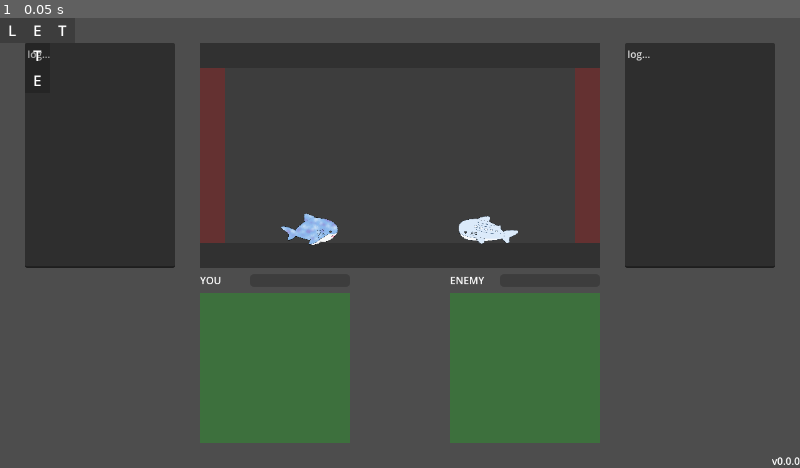
Above: before the commit, frame 1.
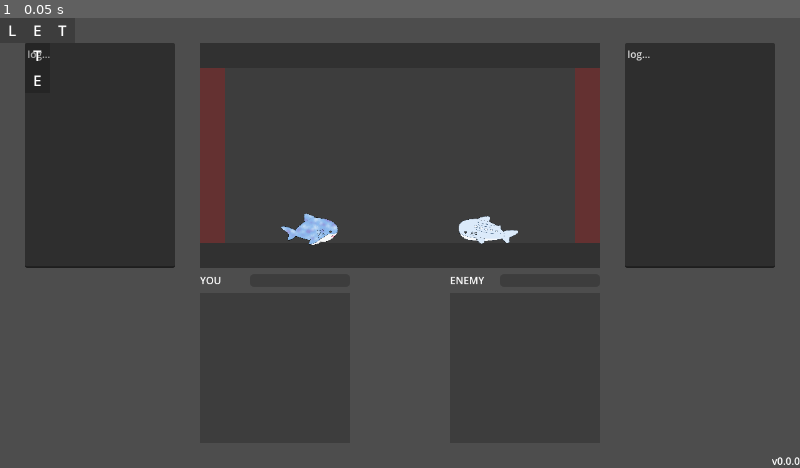
Above: after the commit, the same moment.

Repository: kamikoloss/letters
Game: Godot game, scene res://scenes/game/game.tscn
The game is run twice, just before and just after one commit, with the same random seed, the same clock (stepped at 60 frames per second) and the same inputs.
Inputs:
- Up to frame 1 (0.05 s): no input

The runs differ from the first frame. In frame 1, 12% of the frame differs, in the area x 25-75%, y 61-95%.
Error in both runs: Cannot call method 'get_children' on a null value. (res://components/cell_holder.gd:11)

Commit message:
Revert "Merge pull request #4 from kamikoloss/codex/replace-collisionshape2d-with-rectangleshape2d"
This reverts commit 85d0e85c592cf41f3405d14bf4d8b192d3a631f6, reversing
changes made to af2302e0d85d253895f2e8741b0eeca67160ddfd.

Diff:
--- a/client/components/cell.tscn
+++ b/client/components/cell.tscn
@@ -2,8 +2,8 @@
 
 [ext_resource type="Script" uid="uid://cqf7bt41oou48" path="res://components/cell.gd" id="1_e0bep"]
 
-[sub_resource type="RectangleShape2D" id="RectangleShape2D_e0bep"]
-size = Vector2(40, 40)
+[sub_resource type="CircleShape2D" id="CircleShape2D_e0bep"]
+radius = 15.0
 
 [node name="Cell" type="Control" node_paths=PackedStringArray("_label", "_bg", "_area")]
 custom_minimum_size = Vector2(40, 40)
@@ -33,9 +33,6 @@
 
 [node name="Area2D" type="Area2D" parent="."]
 position = Vector2(20, 20)
-collision_layer = 1
-collision_mask = 1
 
 [node name="CollisionShape2D" type="CollisionShape2D" parent="Area2D"]
-; セル全体を覆う矩形形状
-shape = SubResource("RectangleShape2D_e0bep")
+shape = SubResource("CircleShape2D_e0bep")
